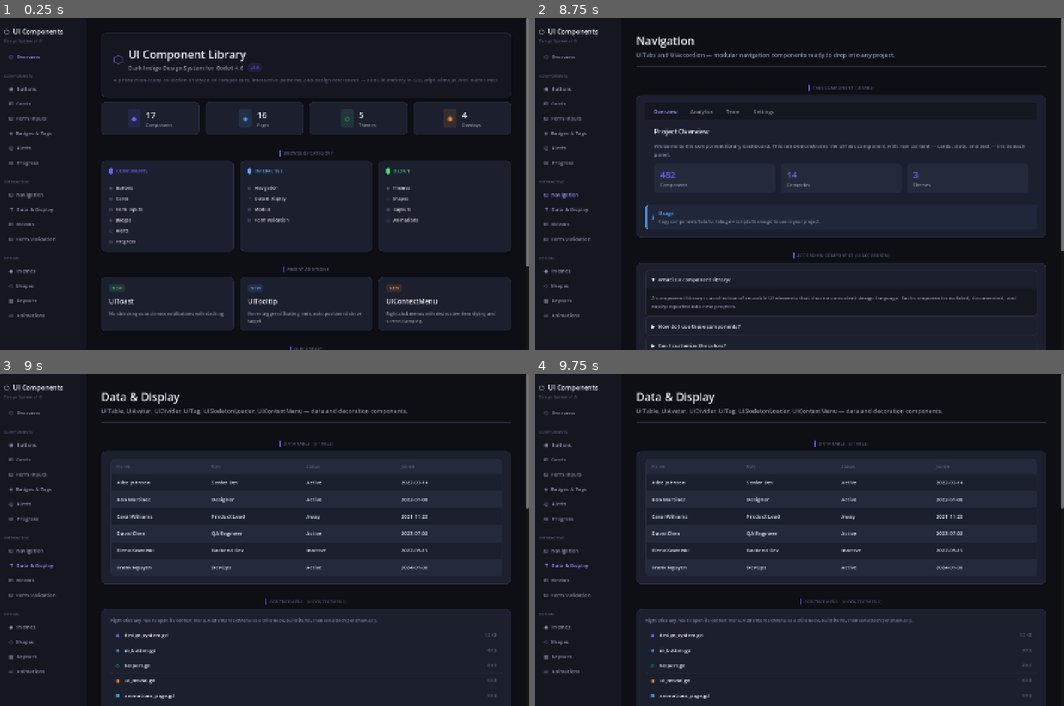
Above: before the commit, frames 1-4 (two rows, left to right).
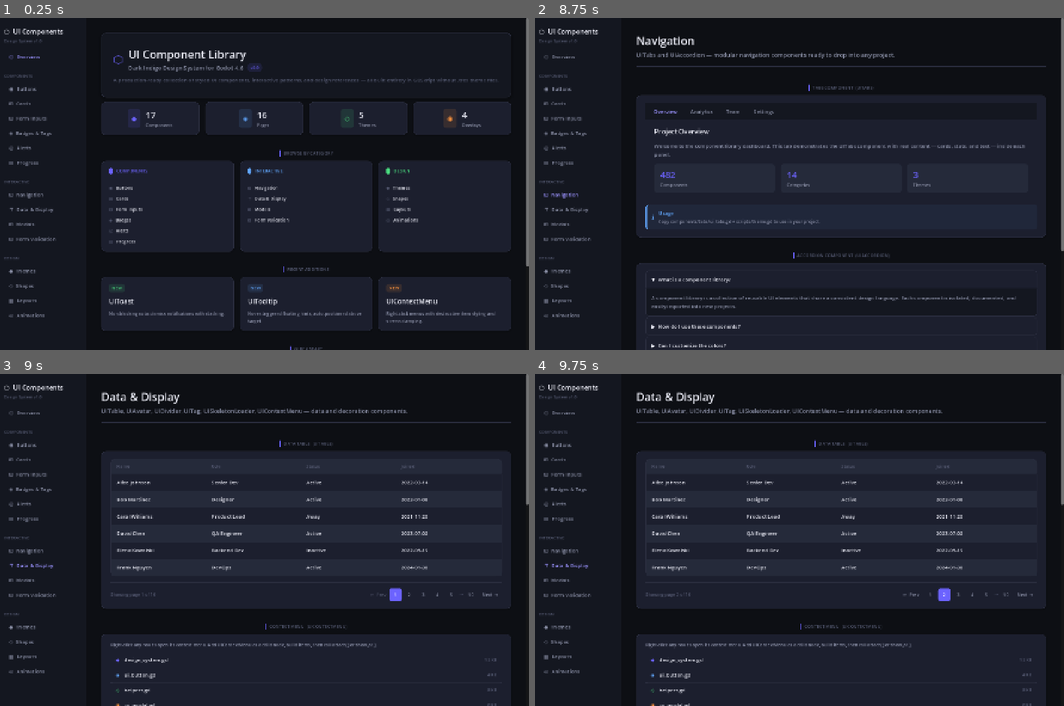
Above: after the commit, the same moments.

Repository: Cai-ki/godot-component-library
Game: Godot game, scene res://scenes/main.tscn
Two runs of this game, one before a commit and one after it. Both use one fixed random seed, a clock stepped at 60 frames per second and the inputs below.
Inputs (mouse positions are in pixels of both pictures, inside the frame that each line leads up to):
- Up to frame 1 (0.25 s): no input
- Up to frame 2 (8.75 s): click "⬡ Overview" at 0.5 s; click "◉ Buttons" at 1.25 s; click "⊞ Cards" at 2 s; click "⊟ Form Inputs" at 2.75 s; click (688, 117) at 3.52 s; type "12" at 3.6 s; click (889, 117) at 3.75 s; type "12" at 3.83 s; click (688, 184) at 3.98 s; type "12" at 4.07 s; click (788, 184) at 4.27 s; type "12" at 4.35 s; click (889, 184) at 4.5 s; type "12" at 4.58 s; click (989, 184) at 4.73 s; type "12" at 4.82 s; click (741, 270) at 5.02 s; type "Alex" at 5.1 s; click "◈ Badges & Tags" at 5.75 s; click "◎ Alerts" at 6.5 s; click "▤ Progress" at 7.25 s; click "⊡ Navigation" at 8 s
- Up to frame 3 (9 s): click "⊤ Data & Display" at 8.75 s
- Up to frame 4 (9.75 s): click (1026, 593) at 9.5 s, where only the run after the commit has a clickable "Next →"

Frames 1-2 are identical in both runs. In frame 3, 12% of the frame differs, in the area x 19-100%, y 39-100%; in frame 4, 12%.

Commit message:
feat: add UIPagination component with Table demo
UIPagination (extends HBoxContainer): prev/next nav buttons, numbered
page buttons with current-page highlight, auto ellipsis for large page
counts, page_changed signal. Setter uses call_deferred to avoid freeing
a locked node mid-callback; _rebuild uses remove_child+queue_free.
Demo added to Data Table card as a footer row with page status label.

Diff:
--- /dev/null
+++ b/components/pagination/ui_pagination.gd
@@ -0,0 +1,165 @@
+class_name UIPagination
+extends HBoxContainer
+
+## Pagination control with numbered page buttons, prev/next, and ellipsis.
+## Emits page_changed(page) when user clicks a different page.
+
+signal page_changed(page: int)
+
+@export var total_pages: int = 1:
+	set(v):
+		total_pages = maxi(1, v)
+		if is_inside_tree(): _rebuild.call_deferred()
+
+@export var current_page: int = 1:
+	set(v):
+		var old := current_page
+		current_page = clampi(v, 1, total_pages)
+		if is_inside_tree() and current_page != old:
+			_rebuild.call_deferred()
+
+## Max number of page buttons between first and last (excluding ellipsis).
+@export var visible_count: int = 5
+
+
+func _ready() -> void:
+	add_theme_constant_override("separation", 4)
+	alignment = BoxContainer.ALIGNMENT_CENTER
+	_rebuild()
+
+
+func _rebuild() -> void:
+	while get_child_count() > 0:
+		var child := get_child(0)
+		remove_child(child)
+		child.queue_free()
+
+	# Prev
+	var prev := _nav_btn("←  Prev", current_page > 1)
+	prev.pressed.connect(func():
+		current_page -= 1
+		page_changed.emit(current_page)
+	)
+	add_child(prev)
+
+	# Page numbers
+	for p in _calc_pages():
+		if p == -1:
+			var dots := Label.new()
+			dots.text = "···"
+			dots.add_theme_color_override("font_color", UITheme.TEXT_MUTED)
+			dots.add_theme_font_size_override("font_size", UITheme.FONT_SM)
+			add_child(dots)
+		else:
+			var btn := _page_btn(p, p == current_page)
+			var page: int = p  # capture for lambda
+			btn.pressed.connect(func():
+				current_page = page
+				page_changed.emit(current_page)
+			)
+			add_child(btn)
+
+	# Next
+	var nxt := _nav_btn("Next  →", current_page < total_pages)
+	nxt.pressed.connect(func():
+		current_page += 1
+		page_changed.emit(current_page)
+	)
+	add_child(nxt)
+
+
+# ── Visible page calculation ─────────────────────────────────────────────────
+
+func _calc_pages() -> Array:
+	if total_pages <= visible_count + 2:
+		var pages := []
+		for i in range(1, total_pages + 1):
+			pages.append(i)
+		return pages
+
+	var result := [1]
+	@warning_ignore("integer_division")
+	var half := visible_count / 2
+	var start := maxi(2, current_page - half)
+	var end   := mini(total_pages - 1, current_page + half)
+
+	# Adjust window when near edges
+	if start <= 3:
+		end = maxi(end, visible_count)
+		start = 2
+	if end >= total_pages - 2:
+		start = mini(start, total_pages - visible_count + 1)
+		end = total_pages - 1
+
+	start = maxi(2, start)
+	end   = mini(total_pages - 1, end)
+
+	if start > 2:
+		result.append(-1)
+	for i in range(start, end + 1):
+		result.append(i)
+	if end < total_pages - 1:
+		result.append(-1)
+
+	result.append(total_pages)
+	return result
+
+
+# ── Button factories ─────────────────────────────────────────────────────────
+
+func _page_btn(page: int, active: bool) -> Button:
+	var btn := Button.new()
+	btn.text = str(page)
+	btn.focus_mode = Control.FOCUS_NONE
+	btn.custom_minimum_size = Vector2(34, 34)
+
+	var bg:    Color = UITheme.PRIMARY    if active else Color(0, 0, 0, 0)
+	var fg:    Color = Color.WHITE        if active else UITheme.TEXT_SECONDARY
+	var hv_bg: Color = UITheme.PRIMARY    if active else UITheme.SURFACE_4
+	var hv_fg: Color = Color.WHITE        if active else UITheme.TEXT_PRIMARY
+
+	var n := StyleBoxFlat.new()
+	n.bg_color = bg
+	n.corner_radius_top_left = UITheme.RADIUS_SM; n.corner_radius_top_right = UITheme.RADIUS_SM
+	n.corner_radius_bottom_left = UITheme.RADIUS_SM; n.corner_radius_bottom_right = UITheme.RADIUS_SM
+	n.content_margin_left = 4; n.content_margin_right = 4
+
+	var h := n.duplicate()
+	h.bg_color = hv_bg
+
+	btn.add_theme_stylebox_override("normal",  n)
+	btn.add_theme_stylebox_override("hover",   h)
+	btn.add_theme_stylebox_override("pressed", h)
+	btn.add_theme_stylebox_override("focus",   n)
+	btn.add_theme_color_override("font_color",       fg)
+	btn.add_theme_color_override("font_hover_color", hv_fg)
+	btn.add_theme_font_size_override("font_size", UITheme.FONT_SM)
+	return btn
+
+
+func _nav_btn(text: String, enabled: bool) -> Button:
+	var btn := Button.new()
+	btn.text = text
+	btn.flat = true
+	btn.focus_mode = Control.FOCUS_NONE
+	btn.disabled = not enabled
+
+	var n := StyleBoxFlat.new()
+	n.bg_color = Color(0, 0, 0, 0)
+	n.content_margin_left = 10; n.content_margin_right = 10
+	n.content_margin_top  = 6;  n.content_margin_bottom = 6
+
+	var h := n.duplicate()
+	h.bg_color = UITheme.SURFACE_3
+	h.corner_radius_top_left = UITheme.RADIUS_SM; h.corner_radius_top_right = UITheme.RADIUS_SM
+	h.corner_radius_bottom_left = UITheme.RADIUS_SM; h.corner_radius_bottom_right = UITheme.RADIUS_SM
+
+	btn.add_theme_stylebox_override("normal",  n)
+	btn.add_theme_stylebox_override("hover",   h)
+	btn.add_theme_stylebox_override("pressed", h)
+	btn.add_theme_stylebox_override("focus",   n)
+	btn.add_theme_color_override("font_color",          UITheme.TEXT_SECONDARY)
+	btn.add_theme_color_override("font_hover_color",    UITheme.TEXT_PRIMARY)
+	btn.add_theme_color_override("font_disabled_color", UITheme.TEXT_MUTED)
+	btn.add_theme_font_size_override("font_size", UITheme.FONT_SM)
+	return btn
--- a/scripts/pages/data_page.gd
+++ b/scripts/pages/data_page.gd
@@ -37,6 +37,26 @@
 	]
 	for row in rows:
 		table.add_row(row)
+
+	# Pagination below the table
+	UI.sep(card_v, 4)
+	var pag_row := HBoxContainer.new()
+	pag_row.add_theme_constant_override("separation", 0)
+	pag_row.size_flags_horizontal = Control.SIZE_EXPAND_FILL
+	card_v.add_child(pag_row)
+
+	var pag_info := UI.label("Showing page 1 of 10", UITheme.FONT_SM, UITheme.TEXT_MUTED)
+	pag_row.add_child(pag_info)
+	UI.h_expand(pag_row)
+
+	var pagination := UIPagination.new()
+	pagination.total_pages = 10
+	pagination.current_page = 1
+	pag_row.add_child(pagination)
+
+	pagination.page_changed.connect(func(page: int):
+		pag_info.text = "Showing page " + str(page) + " of 10"
+	)
 
 
 # =============================================
